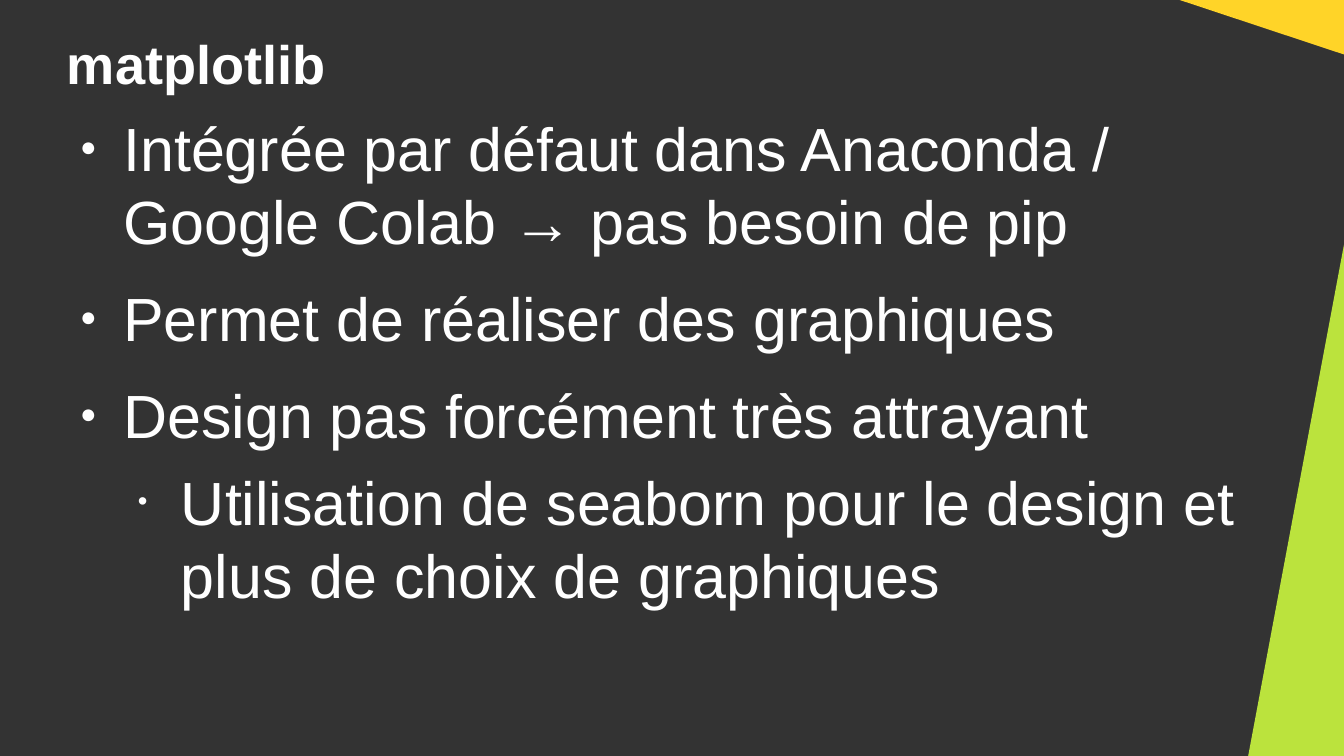
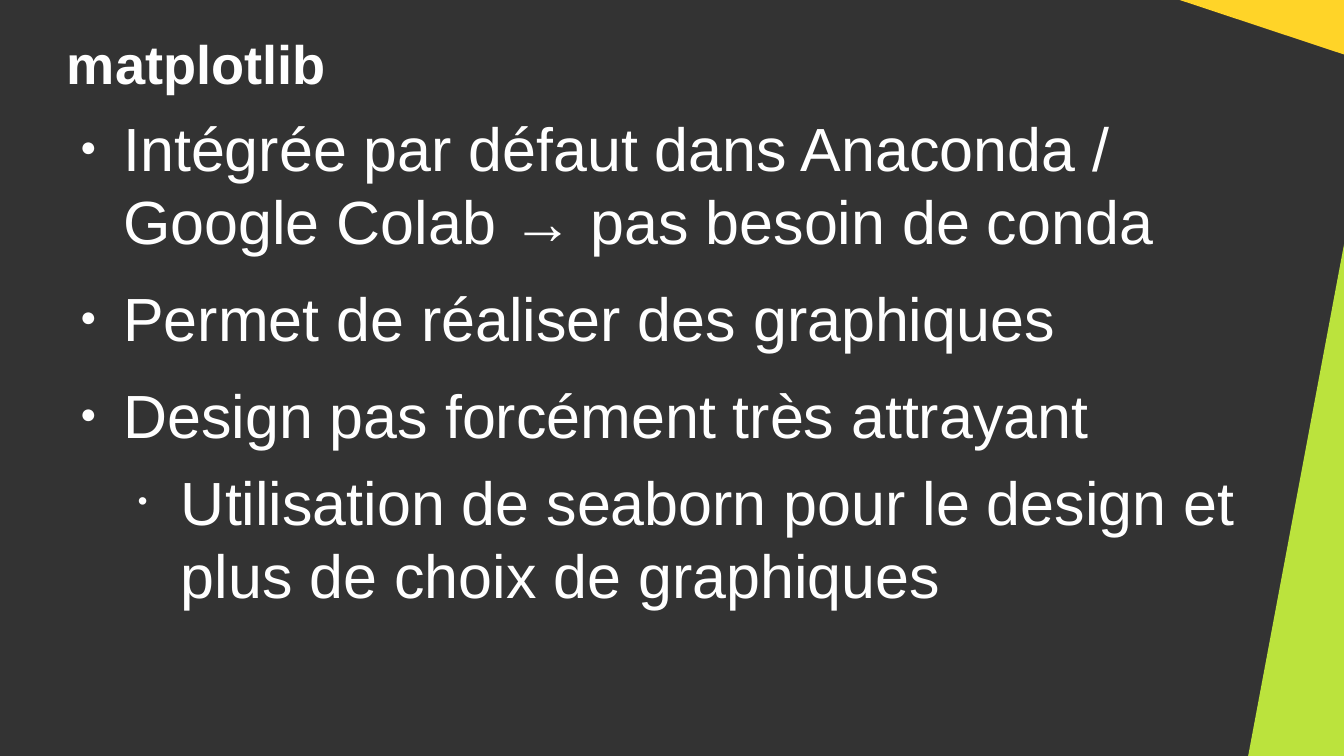
Before and after one commit to DanYellow/cours, a slide deck: slide 30 of big-data-s4/travaux-pratiques/numero-7/presentation.odp. Drawn at 1344x756 pixels with LibreOffice and Linux fonts; fonts in the diff are those of the drawing. Boxes give left, top, right and bottom in pixels: in the first picture for what was removed or moved away, otherwise in the second. Text is boxed around its words. In the diff, an @@ line names an element or a change of style, - is before the commit and + after.

```diff
--- a/big-data-s4/travaux-pratiques/numero-7/presentation.odp
+++ b/big-data-s4/travaux-pratiques/numero-7/presentation.odp
@@ text at (123, 126, 1153, 255): text changed @@
-● Intégrée par défaut dans Anaconda / Google Colab → pas besoin de pip
+● Intégrée par défaut dans Anaconda / Google Colab → pas besoin de conda
```
Also in this commit, not shown: 5 other slides changed, 1 slide removed, 10 other files.
